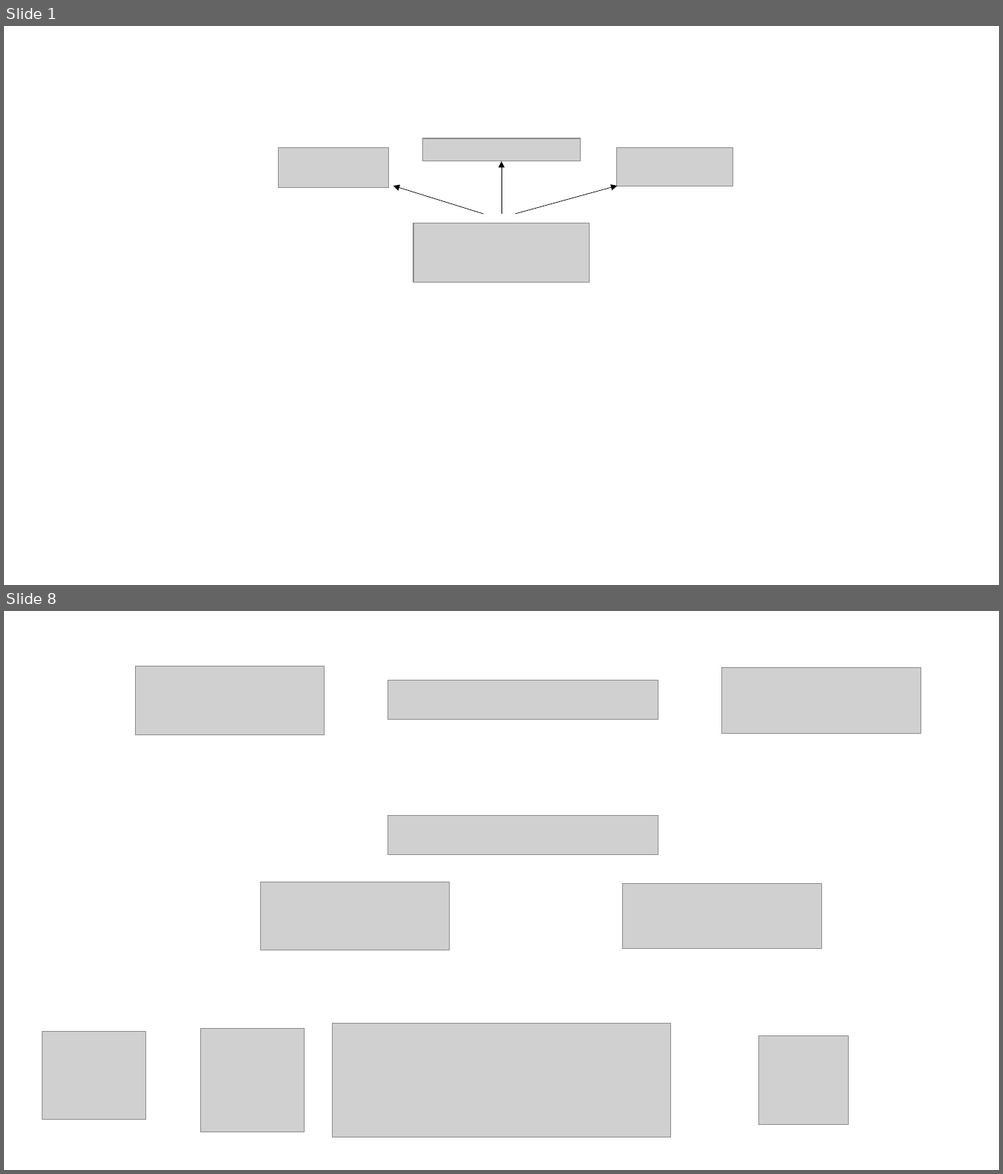
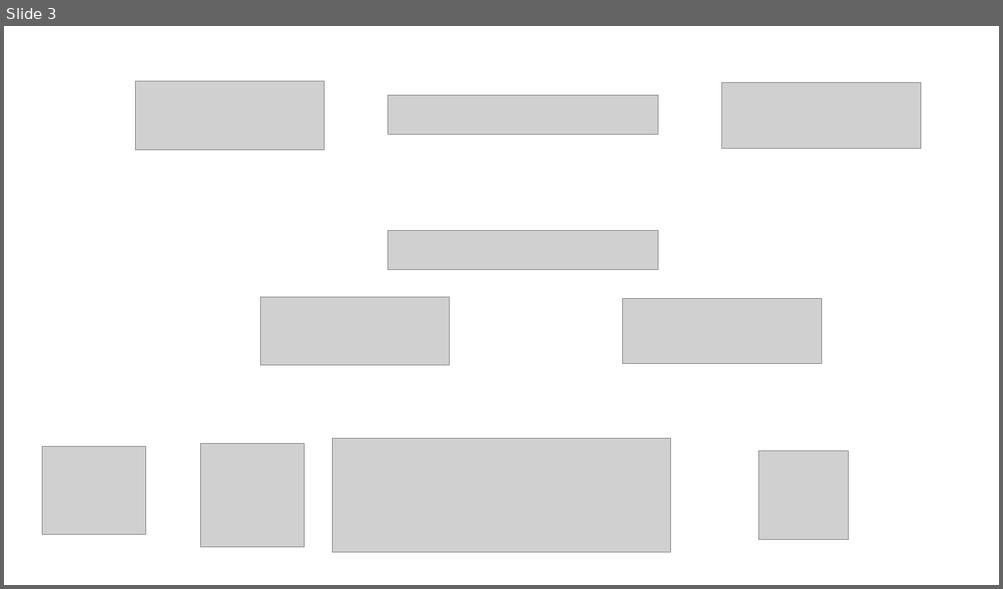
Before and after one commit to tomkerkhove/promitor, a slide deck: media/schematics/schematics.pptx. Shown one above the other, each under a label of ours: slides 1 and 8 before the commit, slide 3 after it; the slides between them are not shown. The pictures are 1003x1174 and 1003x589 pixels, drawn with LibreOffice and Linux fonts; fonts in the diff are those of the drawing; grey boxes stand for pictures. Boxes give left, top, right and bottom in pixels: in the first picture for what was removed or moved away, otherwise in the second. Text is boxed around its words. In the diff, an @@ line names an element or a change of style, - is before the commit and + after.

```diff
--- a/media/schematics/schematics.pptx
+++ b/media/schematics/schematics.pptx
@@ slide 1 removed at [4, 26, 999, 585], background #FFFFFF @@
@@ picture removed at [279, 147, 389, 188] @@
@@ picture removed at [423, 138, 580, 162] @@
@@ picture removed at [617, 147, 733, 186] @@
@@ arrow removed from (502, 214) to (502, 162) @@
@@ arrow removed from (483, 214) to (393, 186) @@
@@ arrow removed from (515, 214) to (617, 186) @@
@@ picture removed at [414, 224, 589, 283] @@
@@ what was slide 8 is now slide 3 @@
```
Also in this commit, not shown: 2 slides changed, 4 other slides removed, 2 other files.
